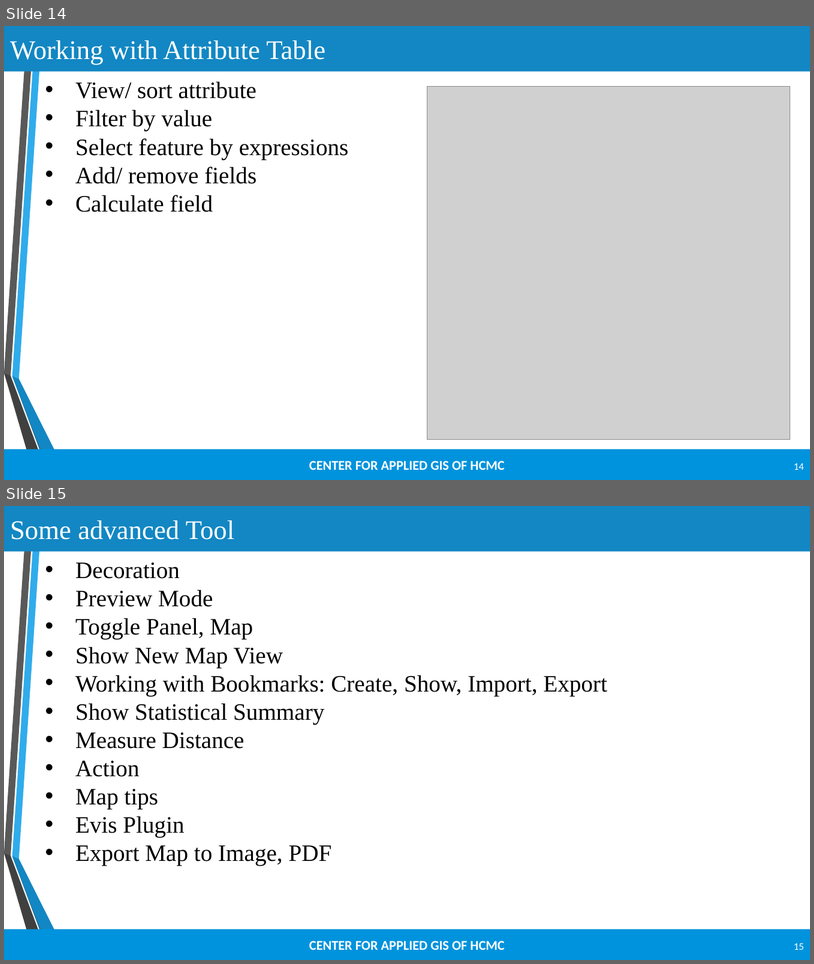
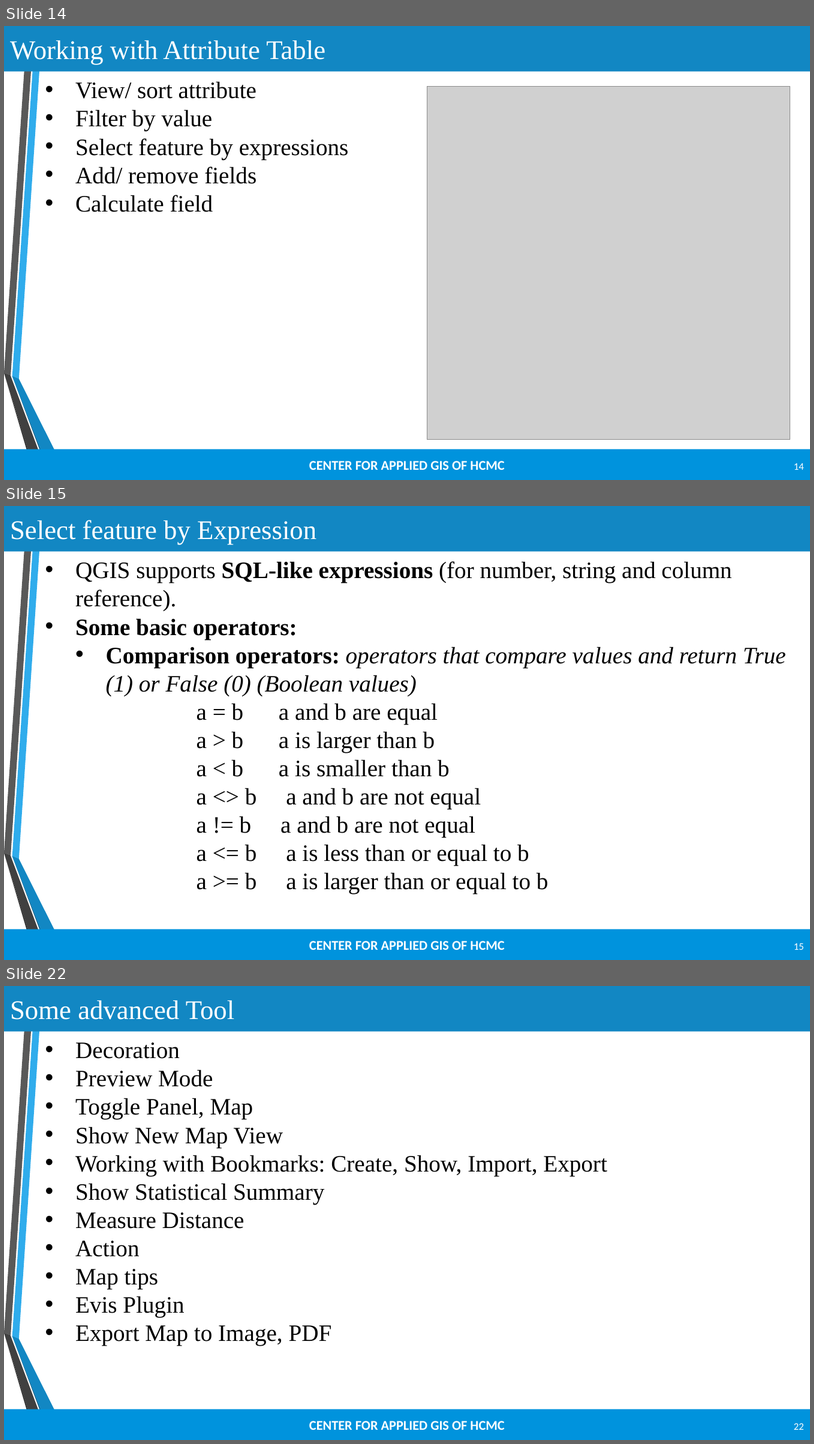
Before and after one commit to lebuu2512/QGIS-Training, a slide deck: Unit 2.pptx. Shown one above the other, each under a label of ours: slides 14 and 15 before the commit, slides 14, 15 and 22 after it; the slides between them are not shown. The pictures are 814x964 and 814x1444 pixels, drawn with LibreOffice and Linux fonts; fonts in the diff are those of the drawing; grey boxes stand for pictures; background and template pictures are left out. Boxes give left, top, right and bottom in pixels: in the first picture for what was removed or moved away, otherwise in the second. Text is boxed around its words. In the diff, an @@ line names an element or a change of style, - is before the commit and + after.

```diff
--- a/Unit 2.pptx
+++ b/Unit 2.pptx
@@ slide 15 added at (4, 506, 810, 960), background #FFFFFF; not listed: 7 template elements that a slide beside it also shows @@
@@ title added at (4, 506, 810, 552), fill #1287C3, 32 pt, text #FFFFFF @@
+Select feature by Expression
@@ text added at (75, 561, 786, 894), 28 pt, text #000000 @@
+• QGIS supports SQL-like expressions (for number, string and column reference).
+• Some basic operators:
+  • Comparison operators: operators that compare values and return True (1) or False (0) (Boolean values)
+          a = b a and b are equal
+          a > b a is larger than b
+          a < b a is smaller than b
+          a <> b a and b are not equal
+          a != b a and b are not equal
+          a <= b a is less than or equal to b
+          a >= b a is larger than or equal to b
@@ page number added at (794, 943, 804, 949), 12 pt, text #FFFFFF @@
+15
@@ what was slide 15 is now slide 22 @@
@@ page number at (794, 1423, 804, 1429): text changed @@
-15
+22
```
Also in this commit, not shown: 1 slide changed, 5 other slides added, 1 other file.
